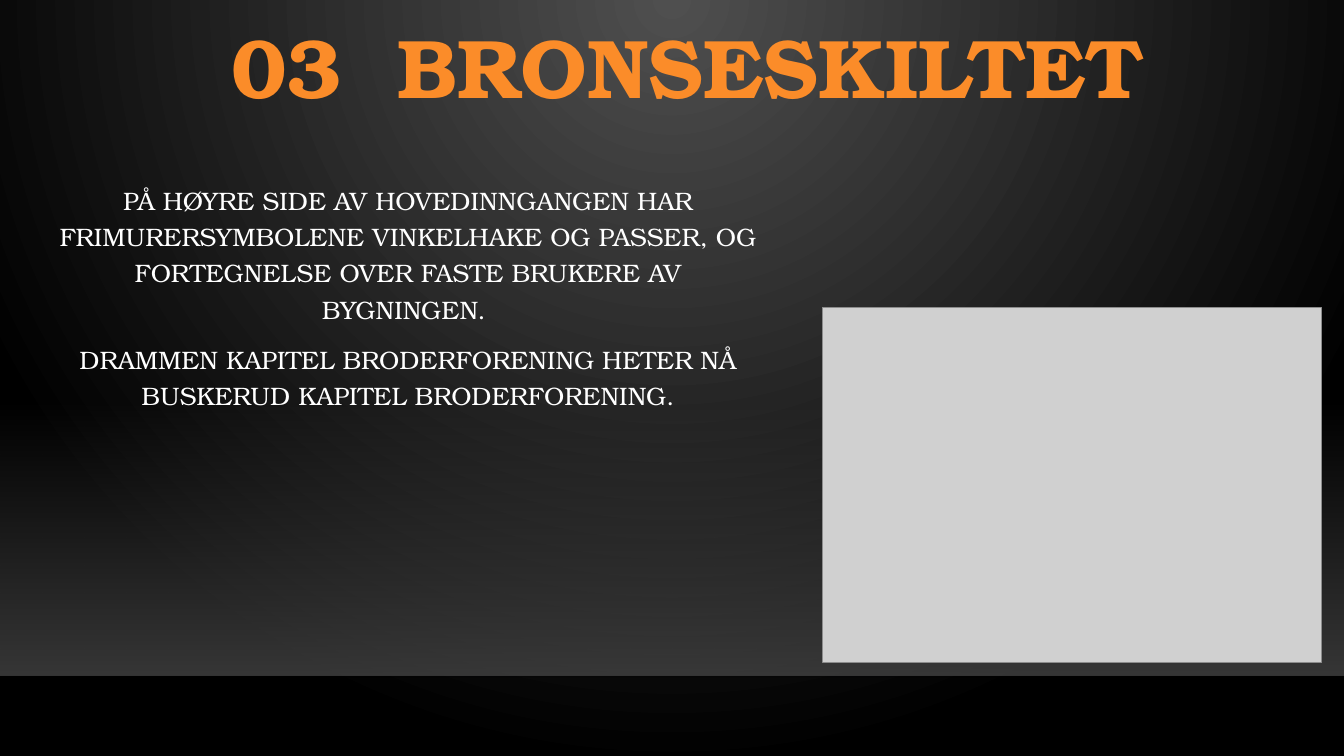
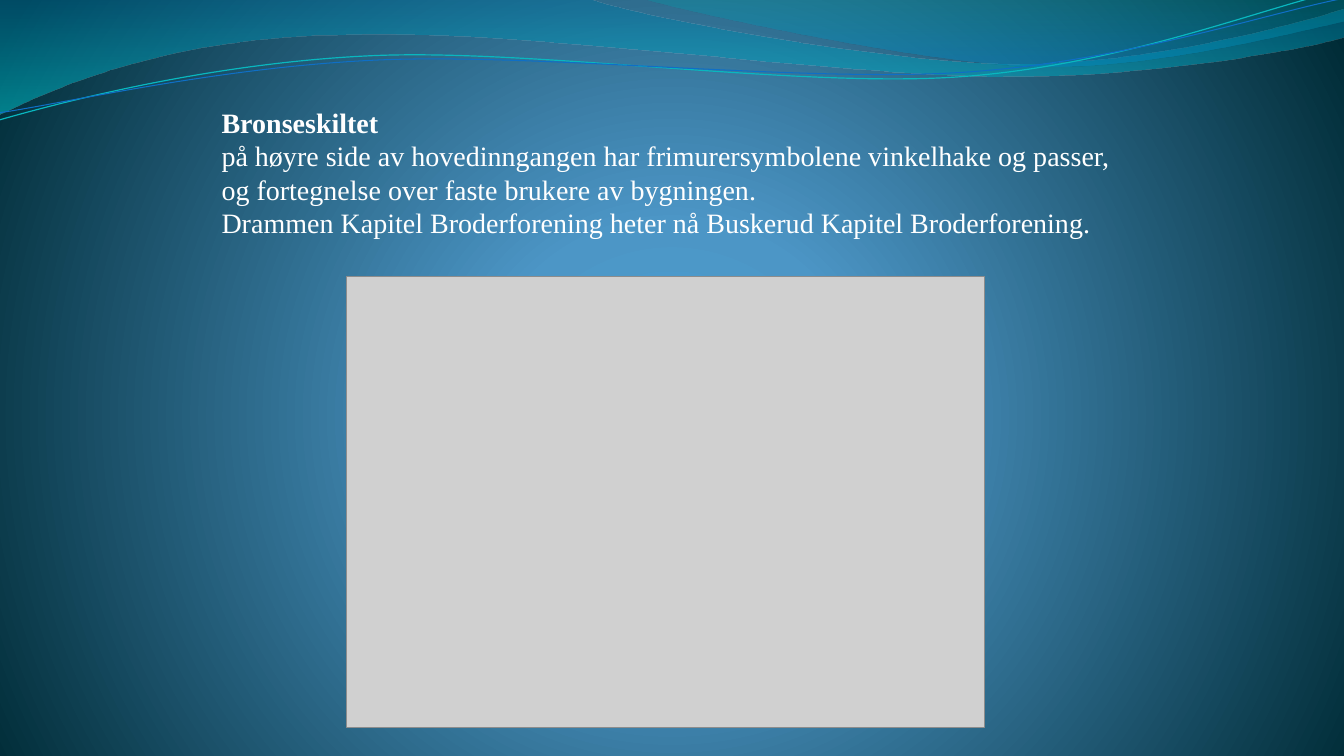
Before and after one commit to skaretk/lightcontrols, a slide deck: slide 4 of light_controller/light_control.pptm (slide 3 before the commit). Drawn at 1344x756 pixels with LibreOffice and Linux fonts; fonts in the diff are those of the drawing; grey boxes stand for pictures; background and template pictures are left out. Boxes give left, top, right and bottom in pixels: in the first picture for what was removed or moved away, otherwise in the second. Text is boxed around its words. In the diff, an @@ line names an element or a change of style, - is before the commit and + after.

```diff
--- a/light_controller/light_control.pptm
+++ b/light_controller/light_control.pptm
@@ background gradient #505050 to #000000 to gradient #4AA0D6 to #4C98C7 to #002C38 @@
@@ freeform shape added at (0, 0, 1344, 114), fill gradient #0074A1 to #00C6CF @@
@@ freeform shape added at (0, 0, 1344, 125), outline #0AB8BF 0.85 pt @@
@@ freeform shape added at (0, 0, 1344, 120), outline #0F6FC6 0.75 pt @@
@@ freeform shape added at (644, 0, 1344, 70), fill gradient #00A1A9 to #008BBF @@
@@ title removed at (231, 40, 1144, 99) @@
-03 BRONSESKILTET
@@ text at (222, 113, 1109, 239): text changed; size 18 to 20 pt; font TeX Gyre Bonum to Times New Roman @@
-PÅ HØYRE SIDE AV HOVEDINNGANGEN HAR FRIMURERSYMBOLENE VINKELHAKE OG PASSER, OG FORTEGNELSE OVER FASTE BRUKERE AV BYGNINGEN.
-DRAMMEN KAPITEL BRODERFORENING HETER NÅ BUSKERUD KAPITEL BRODERFORENING.
+Bronseskiltet
+på høyre side av hovedinngangen har frimurersymbolene vinkelhake og passer, og fortegnelse over faste brukere av bygningen.
+Drammen Kapitel Broderforening heter nå Buskerud Kapitel Broderforening.
@@ picture: place and size @@
-picture at (823, 308, 1322, 662)
+picture at (347, 277, 985, 728)
@@ rectangle removed at (0, 399, 1344, 676) @@
@@ line removed from (0, 677) to (1344, 677) @@
```
Also in this commit, not shown: 13 other slides changed, 1 slide added, 2 slides removed, 3 other files.
